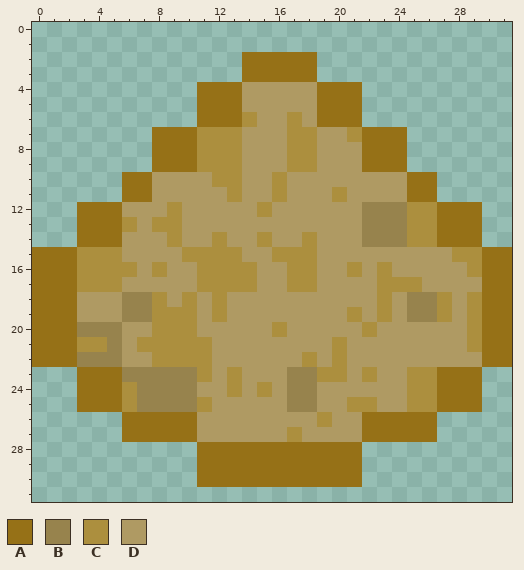
File history of a pixel-art sprite, assets/sand_dust.png. Above is the file before it was changed.
The file is 32x32 pixels.
Palette (. is transparent): A #967117  B #97834d  C #ac8f3e  D #af9a63
Pixels before, first column x 0:
 2 ..............AAAAA.............
 3 ..............AAAAA.............
 4 ...........AAADDDDDAAA..........
 5 ...........AAADDDDDAAA..........
 6 ...........AAACDDCDAAA..........
 7 ........AAACCCDDDCCDDCAAA.......
 8 ........AAACCCDDDCCDDDAAA.......
 9 ........AAACCCDDDCCDDDAAA.......
10 ......AADDDDCCDDCDDDDDDDDAA.....
11 ......AADDDDDCDDCDDDCDDDDAA.....
12 ...AAADDDCDDDDDCDDDDDDBBBCCAAA..
13 ...AAACDCCDDDDDDDDDDDDBBBCCAAA..
14 ...AAADDDCDDCDDCDDCDDDBBBCCAAA..
15 AAACCCDDDDCCCCDDCCCDDDDDDDDDCCAA
16 AAACCCCDCDDCCCCDDCCDDCDCDDDDDCAA
17 AAACCCDDDDDCCCCDDCCDDDDCCCDDDDAA
18 AAADDDBBCDCDCDDDDDDDDDDCDBBCDCAA
19 AAADDDBBCCCDCDDDDDDDDCDCDBBCDCAA
20 AAABBBDDCCCDDDDDCDDDDDCDDDDDDCAA
21 AAACCBDCCCCCDDDDDDDDCDDDDDDDDCAA
22 AAABBBDDCCCCDDDDDDCDCDDDDDDDDDAA
23 ...AAABBBBBCDCDDDBBCCDCDDCCAAA..
24 ...AAACBBBBDDCDCDBBDDDDDDCCAAA..
25 ...AAACBBBBCDDDDDBBDDCCDDCCAAA..
26 ......AAAAADDDDDDDDCDDAAAAA.....
27 ......AAAAADDDDDDCDDDDAAAAA.....
28 ...........AAAAAAAAAAA..........
29 ...........AAAAAAAAAAA..........
30 ...........AAAAAAAAAAA..........
After:
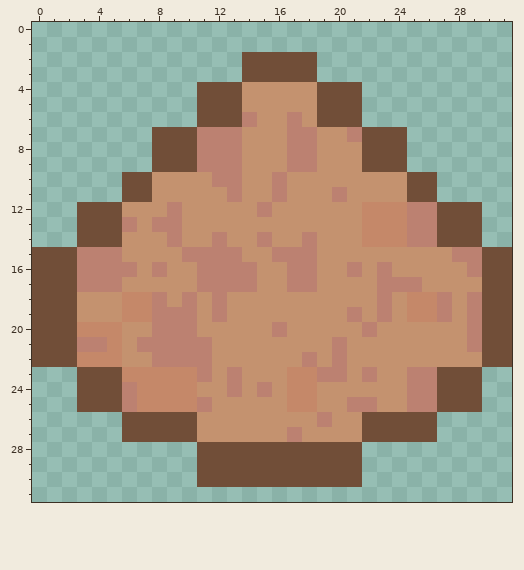
From old to new:
colour A: #967117 -> #714e38
colour B: #97834d -> #c58869
colour C: #ac8f3e -> #bc8171
colour D: #af9a63 -> #c4926f
